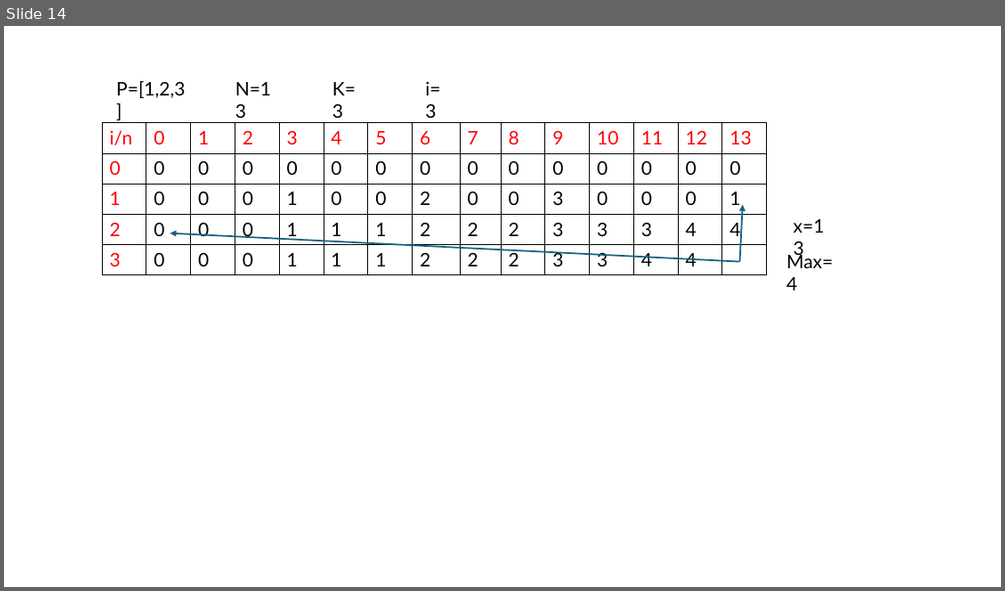
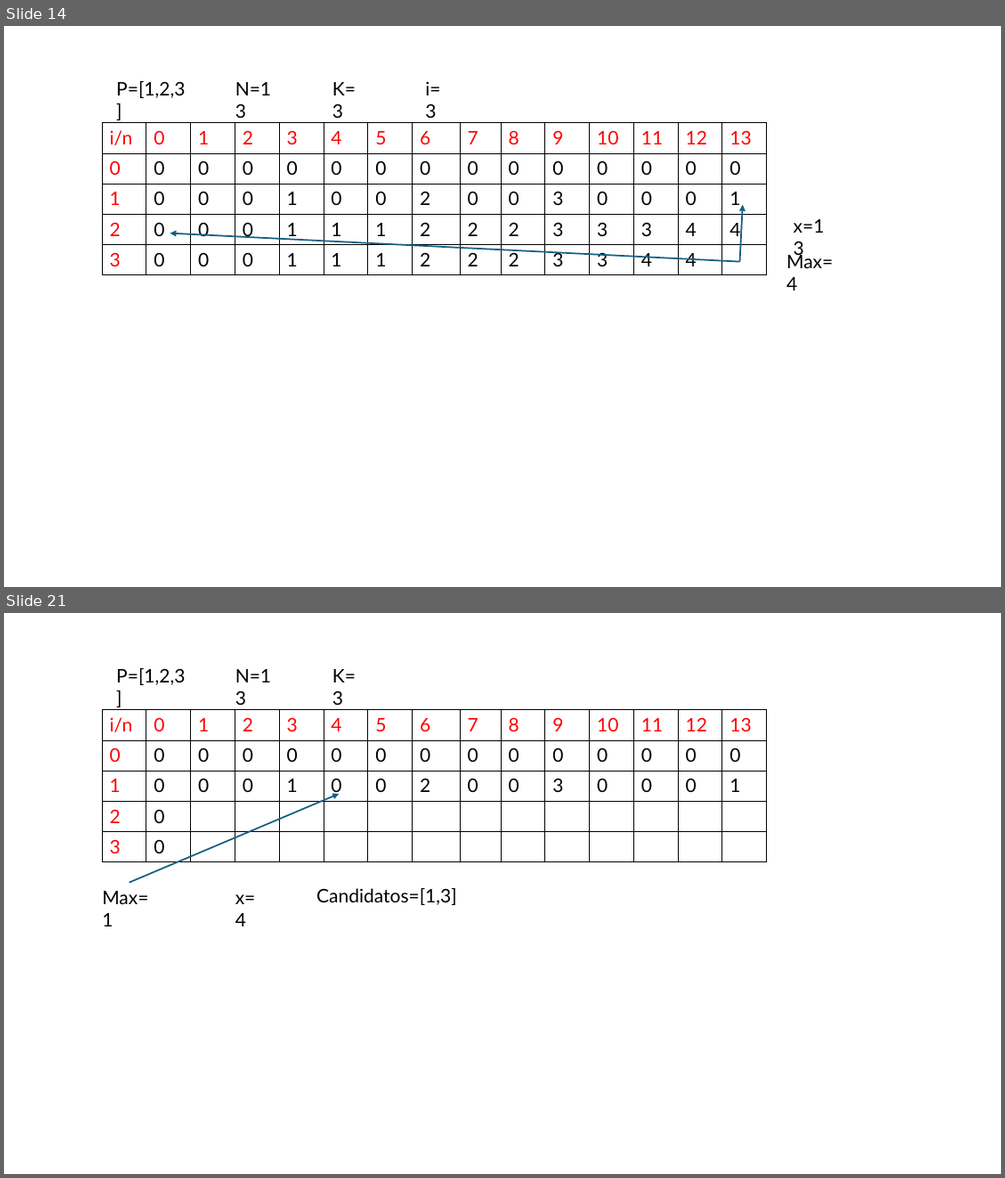
Before and after one commit to Danmunozbe/ProyectoDalgoParte1, a slide deck: assets/algoritmo1.pptx. Shown one above the other, each under a label of ours: slide 14 before the commit, slides 14 and 21 after it; the slides between them are not shown. The pictures are 1005x591 and 1005x1178 pixels, drawn with LibreOffice and Linux fonts; fonts in the diff are those of the drawing. Boxes give left, top, right and bottom in pixels: in the first picture for what was removed or moved away, otherwise in the second. Text is boxed around its words. In the diff, an @@ line names an element or a change of style, - is before the commit and + after.

```diff
--- a/assets/algoritmo1.pptx
+++ b/assets/algoritmo1.pptx
@@ slide 21 added at <box>4,613,1001,1174</box>, background #FFFFFF @@
@@ text added at <box>116,668,185,685</box>, 18 pt, text #000000 @@
+P=[1,2,3]
@@ text added at <box>235,669,271,682</box>, 18 pt, text #000000 @@
+N=13
@@ text added at <box>332,669,356,705</box>, 18 pt, text #000000 @@
+K=3
@@ table added at <box>102,710,764,862</box>, 5 rows, 15 columns @@
+i/n | 0 | 1 | 2 | 3 | 4 | 5 | 6 | 7 | 8 | 9 | 10 | 11 | 12 | 13
+0 | 0 | 0 | 0 | 0 | 0 | 0 | 0 | 0 | 0 | 0 | 0 | 0 | 0 | 0
+1 | 0 | 0 | 0 | 1 | 0 | 0 | 2 | 0 | 0 | 3 | 0 | 0 | 0 | 1
+2 | 0 |  |  |  |  |  |  |  |  |  |  |  |  | 
+3 | 0 |  |  |  |  |  |  |  |  |  |  |  |  | 
@@ arrow added from (129, 882) to (339, 794), #156082 1.5 pt @@
@@ text added at <box>102,891,148,926</box>, 18 pt, text #000000 @@
+Max=1
@@ text added at <box>235,894,256,926</box>, 18 pt, text #000000 @@
+x=4
@@ text added at <box>316,888,457,905</box>, 18 pt, text #000000 @@
+Candidatos=[1,3]
```
Also in this commit, not shown: 1 slide changed, 22 other slides added, 2 other files.
